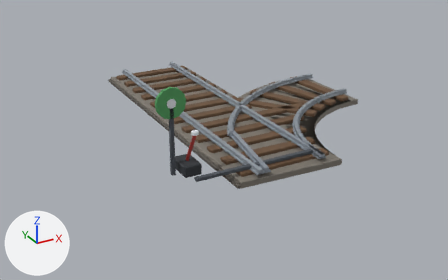
The glTF model export/unity/rail_aiguillage_d_droit.glb, before and after one commit.
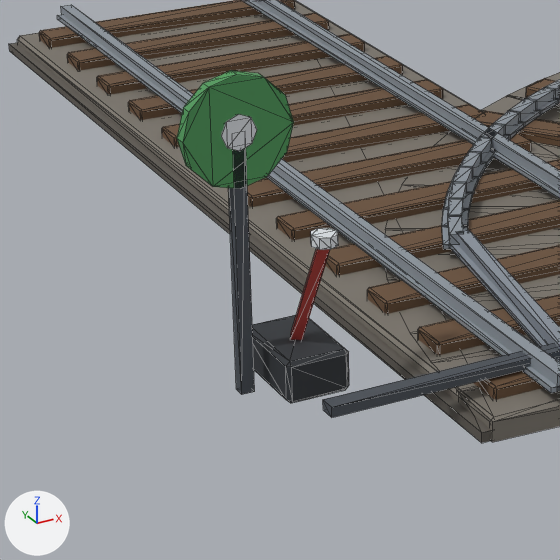
Old and new are each drawn whole from a camera (50 mm lens) standing at (-2.64, -5.17, 2.27) and looking at (0.04, -0.3, -0.16) and again close up on the part from 24% to 58% of the width and 24% to 79% of the height. Every picture has the same lights, and +X, +Y and +Z are marked at lower left. The first two pictures are the older version. The close-ups show mesh edges as thin lines. Vertices at exactly the same position are counted once.

In view in the first close-up: 'rail_acier.008', 'rail_acier_sombre.008', 'rail_ballast.016', 'rail_ballast_sombre.010', 'rail_blanc.008', 'rail_fonte.008', 'rail_rail.018', 'rail_rouge.008', 'rail_traverse.018', 'rail_vert.004'.
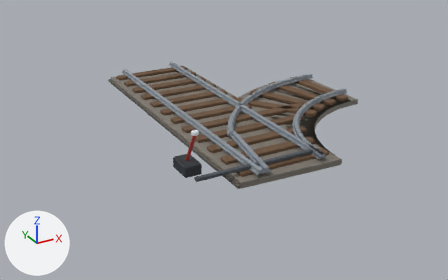
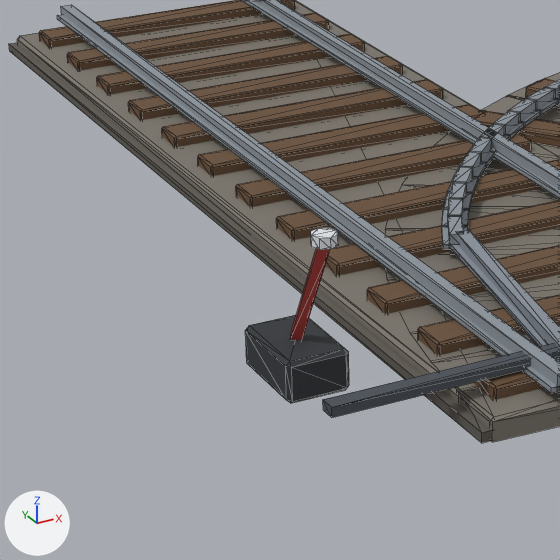
What differs and where, as boxes (x1, y1, x2, y2) in the close-ups (560 x 560 px):
'rail_vert.004', deleted (green): before (177, 71, 294, 189)
'rail_acier_sombre.008', reshaped: before (228, 148, 560, 418); after (323, 343, 560, 418)
'rail_blanc.008', reshaped (76% narrower, 83% shorter): before (221, 114, 338, 250); after (311, 228, 338, 250)
part 1 of me_rail_acier_sombre_009, deleted: before (228, 148, 255, 395)
part 2 of me_rail_blanc_009, deleted: before (221, 114, 257, 151)

The change, as a diff of the scene's bpy script:
```diff
--- a/export/unity/rail_aiguillage_d_droit.glb.py
+++ b/export/unity/rail_aiguillage_d_droit.glb.py
@@ me_rail_acier_sombre_009 @@
 # used by ob_rail_acier_sombre_008; location = (0.0, 0.0, 0.0)
-me_rail_acier_sombre_009.from_pydata(...)  # 16 vertices, 24 faces; spans x -0.89..0.3, y -1.395..-1.11, z 0.052..0.652
+me_rail_acier_sombre_009.from_pydata(...)  # 8 vertices, 12 faces; spans x -0.8..0.3, y -1.395..-1.355, z 0.089..0.115
+# me_rail_acier_sombre_009 part 1: the loose piece of 8 vertices spanning x -0.89..-0.86, y -1.14..-1.11, z 0.052..0.652 is deleted
 me_rail_acier_sombre_009.materials.append(mat_acier_sombre)
@@ me_rail_blanc_009 @@
 # used by ob_rail_blanc_008; location = (0.0, 0.0, 0.0)
-me_rail_blanc_009.from_pydata(...)  # 32 vertices, 56 faces; spans x -0.915..-0.72, y -1.305..-1.107, z 0.427..0.692
+me_rail_blanc_009.from_pydata(...)  # 16 vertices, 28 faces; spans x -0.78..-0.72, y -1.305..-1.245, z 0.427..0.452
+# me_rail_blanc_009 part 2: the loose piece of 16 vertices spanning x -0.915..-0.835, y -1.143..-1.107, z 0.612..0.692 is deleted
 me_rail_blanc_009.materials.append(mat_blanc)
@@ ob_rail_vert_004 @@
-ob_rail_vert_004 = bpy.data.objects.new('rail_vert.004', me_rail_vert_005)
-ob_rail_vert_004.location = (0.0, 0.0, 0.0)
```
